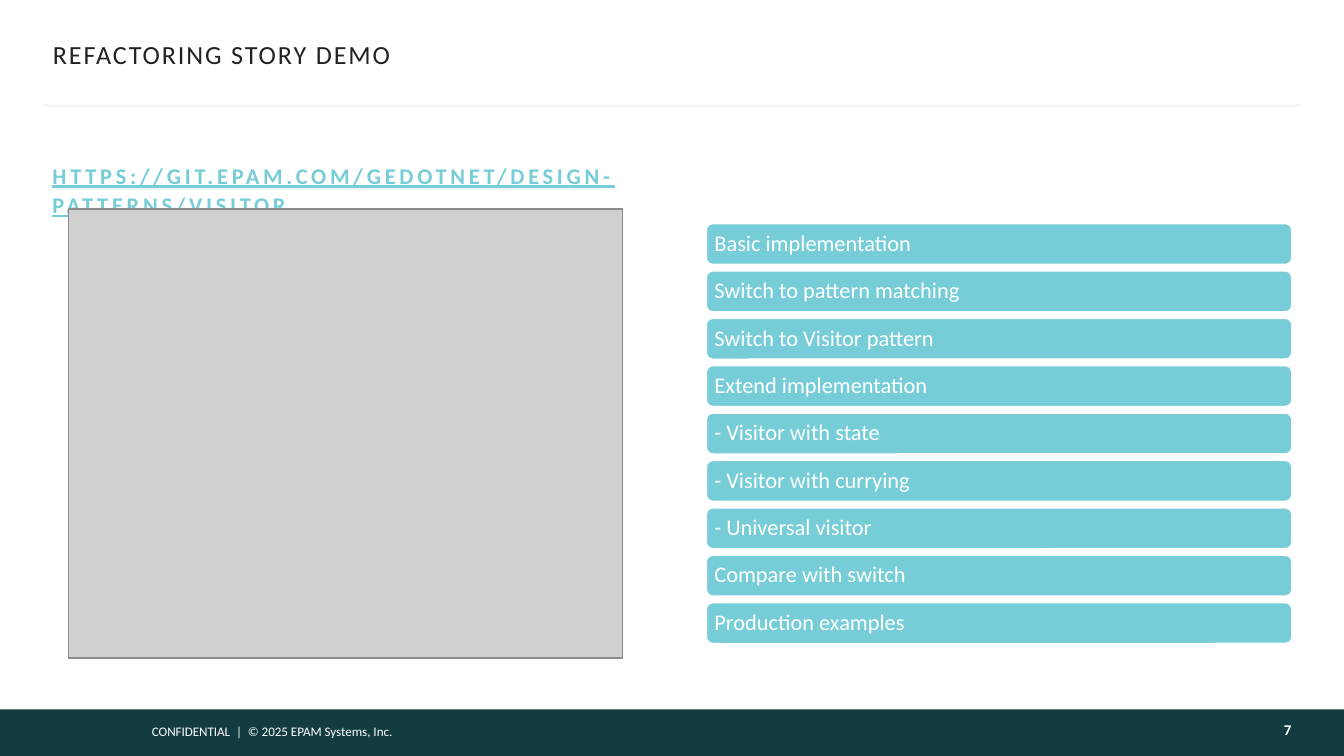
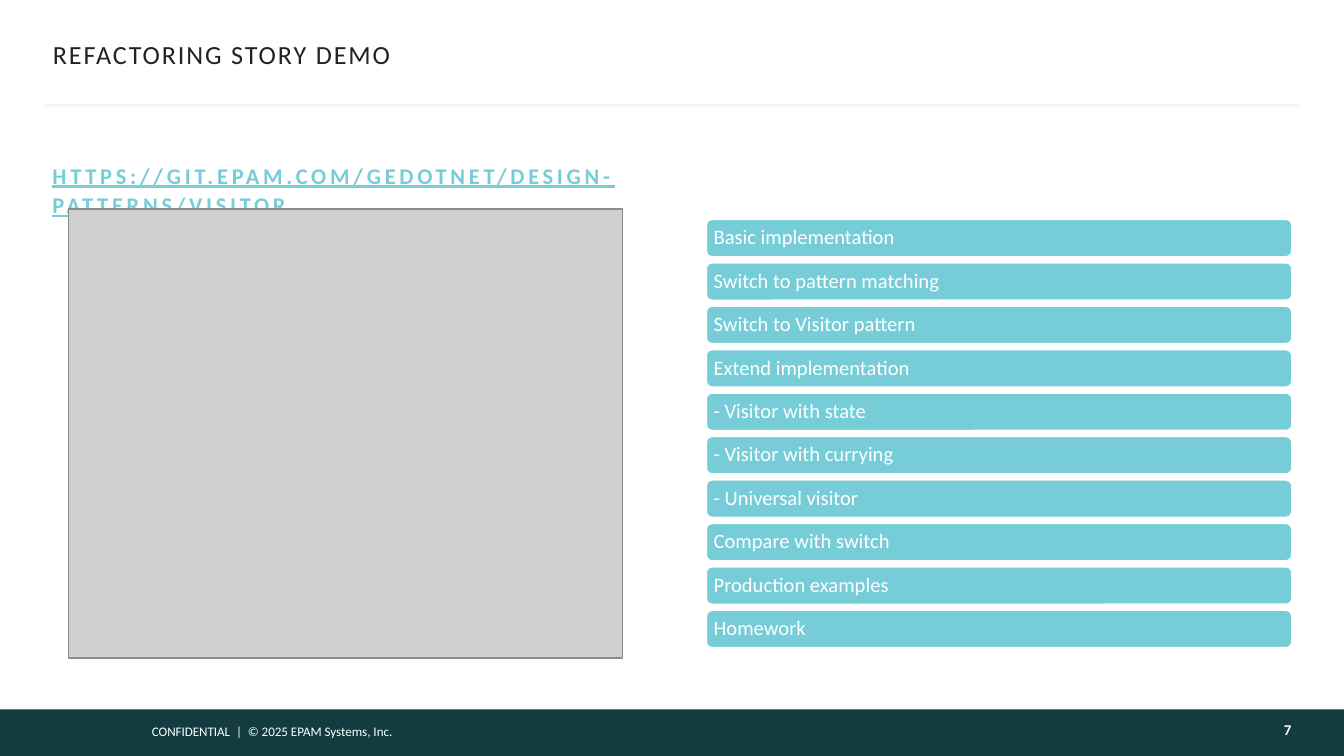
Before and after one commit to dredodin/dp-visitor-talk, a slide deck: slide 7 of Compile_safe_code_with_Visitor_pattern.pptx. Drawn at 1344x756 pixels with LibreOffice and Linux fonts; fonts in the diff are those of the drawing; grey boxes stand for pictures; background and template pictures are left out. Boxes give left, top, right and bottom in pixels: in the first picture for what was removed or moved away, otherwise in the second. Text is boxed around its words. In the diff, an @@ line names an element or a change of style, - is before the commit and + after.

Commit message:
update presentation

```diff
--- a/Compile_safe_code_with_Visitor_pattern.pptx
+++ b/Compile_safe_code_with_Visitor_pattern.pptx
@@ rounded rectangle: place and size @@
-rounded rectangle at (706,223,1293,265)
+rounded rectangle at (706,219,1293,258)
@@ 2 texts, 2 rounded rectangles: place and size @@
-2 texts, 2 rounded rectangles at (706,270,1293,359)
+2 texts, 2 rounded rectangles at (706,262,1293,344)
@@ rounded rectangle: place and size @@
-rounded rectangle at (706,366,1293,407)
+rounded rectangle at (706,349,1293,388)
@@ text "Extend implementation": place and size @@
-text "Extend implementation" at (714,377,927,397)
+text "Extend implementation" at (714,361,910,378)
@@ rounded rectangle: place and size @@
-rounded rectangle at (706,413,1293,454)
+rounded rectangle at (706,392,1293,431)
@@ text "- Visitor with state": place and size @@
-text "- Visitor with state" at (726,424,880,440)
+text "- Visitor with state" at (725,404,866,418)
@@ rounded rectangle added at (706,435,1293,474), fill #76CDD8, outline #FFFFFF 1.5 pt @@
@@ text "- Visitor with currying": place and size @@
-text "- Visitor with currying" at (726,472,909,492)
+text "- Visitor with currying" at (725,447,893,465)
@@ rounded rectangle: place and size @@
-rounded rectangle at (706,460,1293,501)
+rounded rectangle at (706,480,1293,519)
@@ text "- Universal visitor": place and size @@
-text "- Universal visitor" at (726,519,872,535)
+text "- Universal visitor" at (725,491,858,505)
@@ rounded rectangle: place and size @@
-rounded rectangle at (706,507,1293,548)
+rounded rectangle at (706,523,1293,562)
@@ text "Compare with switch": place and size @@
-text "Compare with switch" at (714,566,905,586)
+text "Compare with switch" at (714,534,890,551)
@@ rounded rectangle: place and size @@
-rounded rectangle at (706,555,1293,597)
+rounded rectangle at (706,566,1293,605)
@@ size 12 to 11 pt in 9 elements at (714,230,895,247), (714,274,938,292), (714,317,916,334), (714,361,910,378), (725,404,866,418), (725,447,893,465), (725,491,858,505), (714,534,890,551), (714,578,889,596) @@
@@ text "Production examples": place and size @@
-text "Production examples" at (714,614,904,634)
+text "Production examples" at (714,578,889,596)
@@ rounded rectangle: place and size @@
-rounded rectangle at (706,602,1293,644)
+rounded rectangle at (706,610,1293,649)
@@ text added at (714,621,806,635), 11 pt, text #FFFFFF @@
+Homework
```
Also in this commit, not shown: 1 other slide changed.
